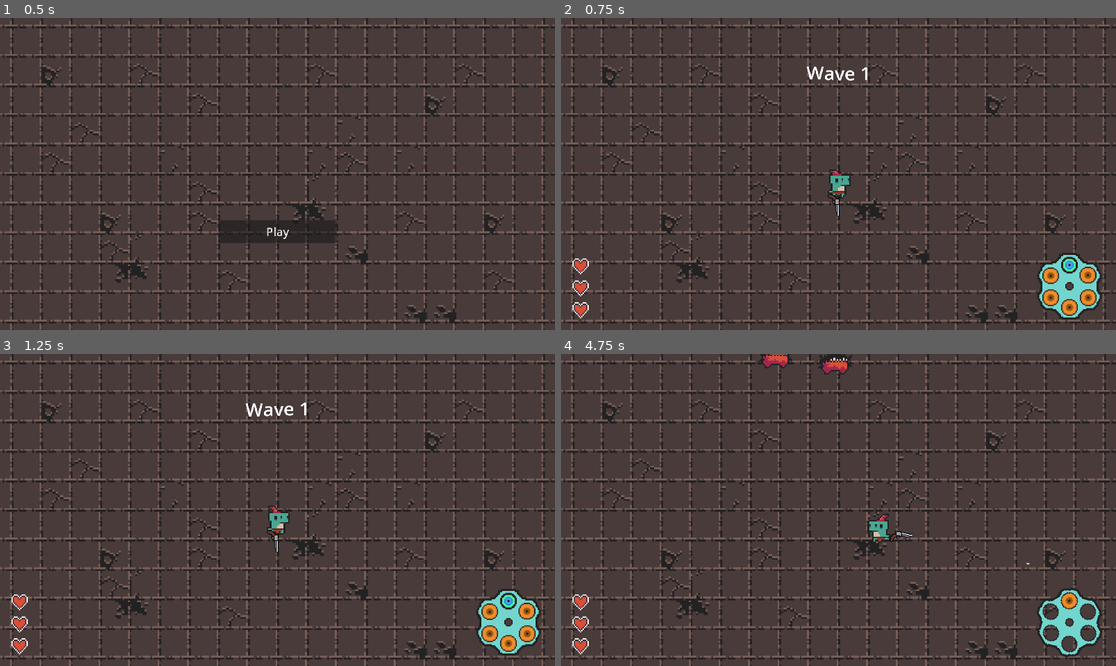
Above: before the commit, frames 1-4 (two rows, left to right).
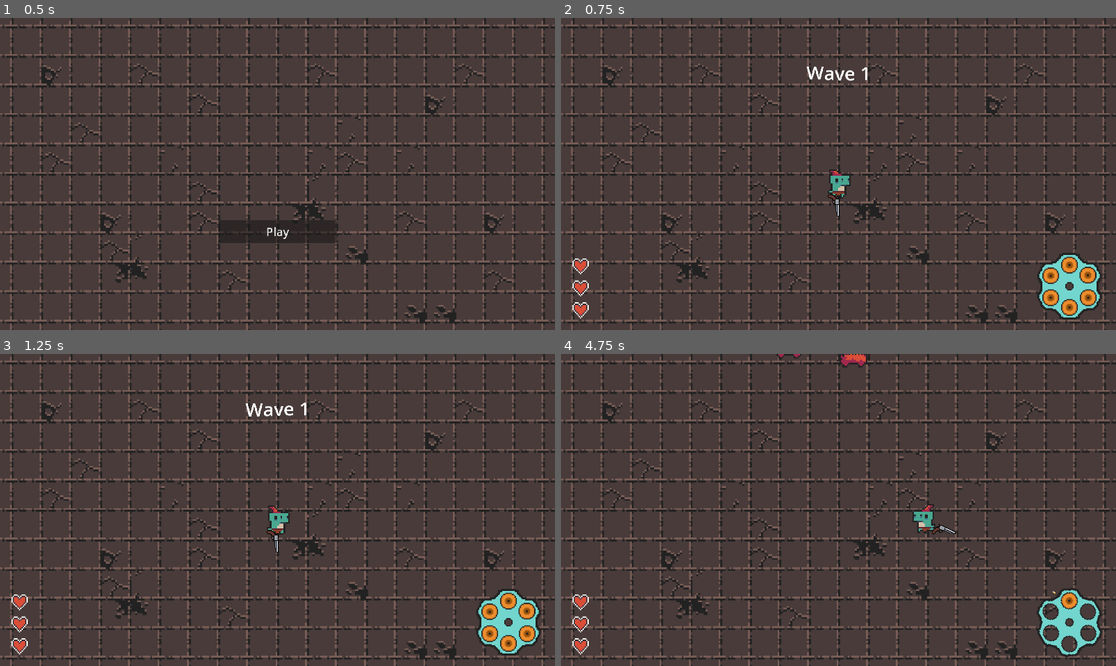
Above: after the commit, the same moments.

Repository: Meemog/GMTK2025
Game: Godot game, scene res://main.tscn
Two runs of this game, one before a commit and one after it. Both use one fixed random seed, a clock stepped at 60 frames per second and the inputs below.
Inputs (mouse positions are in pixels of both pictures, inside the frame that each line leads up to):
- Up to frame 1 (0.5 s): no input
- Up to frame 2 (0.75 s): click "Play" at 0.5 s
- Up to frame 3 (1.25 s): no input
- Up to frame 4 (4.75 s): move the mouse to (960, 494) at 1.27 s; hold D (right) 1.28-2 s; tap Space (dash) at 1.35, 2.85, 4.35 s; click (960, 494) at 1.42 s; drag from (727, 525) to (810, 572) at 2.02 s; move the mouse to (894, 441) at 2.77 s; hold D (right) 2.78-3.5 s; click (894, 441) at 2.92 s; drag from (810, 572) to (672, 463) at 3.52 s; move the mouse to (1005, 556) at 4.27 s; hold A (left) from 4.28 s (still down); click (1005, 556) at 4.42 s

Frame 1 is identical in both runs. In frame 2, 0.1% of the frame differs, in the area x 90-93%, y 76-82%; in frame 3, 0.1%; in frame 4, 1.2%, in the area x 35-90%, y 0-77%.

Commit message:
added death screen and restarting game

Diff:
--- a/main/Bullets/blank_bullet.tres
+++ b/main/Bullets/blank_bullet.tres
@@ -8,7 +8,7 @@
 script = ExtResource("1_701f1")
 name = "Blank"
 damage = 0.0
-knockback = 0.0
+knockback = 20.0
 speed = 0.0
 range = 0.0
 piercing = false
--- /dev/null
+++ b/main/Scenes/death_overlay.tscn
@@ -0,0 +1,68 @@
+[gd_scene load_steps=2 format=3 uid="uid://beic46f526tao"]
+
+[ext_resource type="Script" uid="uid://c2l1a455nmr7k" path="res://Scripts/death_overlay.gd" id="1_nb5c6"]
+
+[node name="death_overlay" type="Control"]
+layout_mode = 3
+anchors_preset = 15
+anchor_right = 1.0
+anchor_bottom = 1.0
+grow_horizontal = 2
+grow_vertical = 2
+script = ExtResource("1_nb5c6")
+
+[node name="ColorRect" type="ColorRect" parent="."]
+offset_right = 40.0
+offset_bottom = 40.0
+scale = Vector2(47.9248, 26.9963)
+mouse_filter = 2
+color = Color(0, 0, 0, 0.388235)
+
+[node name="MarginContainer" type="MarginContainer" parent="."]
+layout_mode = 1
+anchors_preset = 14
+anchor_top = 0.5
+anchor_right = 1.0
+anchor_bottom = 0.5
+offset_top = -616.0
+offset_bottom = 616.0
+grow_horizontal = 2
+grow_vertical = 2
+theme_override_constants/margin_left = 0
+theme_override_constants/margin_top = 0
+theme_override_constants/margin_right = 0
+theme_override_constants/margin_bottom = 300
+
+[node name="RichTextLabel" type="RichTextLabel" parent="MarginContainer"]
+layout_mode = 2
+theme_override_font_sizes/normal_font_size = 64
+bbcode_enabled = true
+text = "[wave]You have died..."
+fit_content = true
+horizontal_alignment = 1
+vertical_alignment = 1
+
+[node name="MarginContainer2" type="MarginContainer" parent="."]
+layout_mode = 1
+anchors_preset = 8
+anchor_left = 0.5
+anchor_top = 0.5
+anchor_right = 0.5
+anchor_bottom = 0.5
+offset_left = -40.5
+offset_top = -15.5
+offset_right = 40.5
+offset_bottom = 15.5
+grow_horizontal = 2
+grow_vertical = 2
+theme_override_constants/margin_left = 50
+theme_override_constants/margin_top = 300
+theme_override_constants/margin_right = 50
+theme_override_constants/margin_bottom = 0
+
+[node name="Button" type="Button" parent="MarginContainer2"]
+custom_minimum_size = Vector2(200, 50)
+layout_mode = 2
+text = "Try Again"
+
+[connection signal="pressed" from="MarginContainer2/Button" to="." method="_on_button_pressed"]
--- a/main/Scenes/player.tscn
+++ b/main/Scenes/player.tscn
@@ -1,11 +1,10 @@
-[gd_scene load_steps=22 format=3 uid="uid://b1g1pjlvoxks4"]
+[gd_scene load_steps=21 format=3 uid="uid://b1g1pjlvoxks4"]
 
 [ext_resource type="Script" uid="uid://djbh478p5uo2r" path="res://Scripts/player.gd" id="1_f1ek2"]
 [ext_resource type="PackedScene" uid="uid://br3fu8n5ergvx" path="res://Scenes/bullet.tscn" id="2_tx1dd"]
 [ext_resource type="Script" uid="uid://cnexkc647mh6q" path="res://Data/bullet.gd" id="3_tx1dd"]
 [ext_resource type="Resource" uid="uid://d31b3s2ga4wl0" path="res://Bullets/basic_bullet.tres" id="4_gymyn"]
 [ext_resource type="Texture2D" uid="uid://b7ytds7mwl6nb" path="res://Assets/0x72_DungeonTilesetII_v1.7.png" id="4_pu2lt"]
-[ext_resource type="Resource" uid="uid://db71nbvwxqu1d" path="res://Bullets/blank_bullet.tres" id="4_ukyrk"]
 [ext_resource type="Texture2D" uid="uid://tgpr881hjyqd" path="res://Assets/gun.png" id="5_ukyrk"]
 [ext_resource type="AudioStream" uid="uid://dxd44vgwrh235" path="res://Assets/explosion.wav" id="6_7dp3o"]
 [ext_resource type="AudioStream" uid="uid://da4ubi4qkyqic" path="res://Assets/cock.mp3" id="7_h4iuc"]
@@ -99,7 +98,7 @@
 script = ExtResource("1_f1ek2")
 firing_cooldown = 0.4
 bullet_scene = ExtResource("2_tx1dd")
-bullets = Array[ExtResource("3_tx1dd")]([ExtResource("4_ukyrk"), ExtResource("4_gymyn"), ExtResource("4_gymyn"), ExtResource("4_gymyn"), ExtResource("4_gymyn"), ExtResource("4_gymyn")])
+starting_bullets = Array[ExtResource("3_tx1dd")]([ExtResource("4_gymyn"), ExtResource("4_gymyn"), ExtResource("4_gymyn"), ExtResource("4_gymyn"), ExtResource("4_gymyn"), ExtResource("4_gymyn")])
 
 [node name="BodySprite" type="AnimatedSprite2D" parent="."]
 scale = Vector2(7, 7)
--- a/main/Scenes/status_effect_node.tscn
+++ b/main/Scenes/status_effect_node.tscn
@@ -22,6 +22,7 @@
 scale_amount_max = 7.0
 
 [node name="fire_effect" type="CPUParticles2D" parent="."]
+emitting = false
 texture = ExtResource("3_03fls")
 lifetime = 2.18
 lifetime_randomness = 0.1
--- a/main/Scripts/BulletUI/update_chamber_overlay.gd
+++ b/main/Scripts/BulletUI/update_chamber_overlay.gd
@@ -8,17 +8,23 @@
 var is_visable : bool = true
 var tween : Tween
 
+var player_alive : bool = true
+
 var fade_seconds : float = 0.2
 
 func _ready() -> void:
     #assert(player)
     Events.chamber_update_completed.connect(_on_chamber_update_completed)
+    Events.player_killed.connect(_on_player_killed)
     open_overlay()
 
 func _process(delta: float) -> void:
     pass
 
 func open_overlay() -> void:
+    if not player_alive:
+        return
+
     if not get_tree().root.is_node_ready():
         await ready
 
@@ -55,3 +61,6 @@
         player.bullets = revolver.bullets
 
     hide_overlay()
+
+func _on_player_killed() -> void:
+    player_alive = false
--- a/main/Scripts/Events.gd
+++ b/main/Scripts/Events.gd
@@ -10,3 +10,6 @@
 
 signal enemy_died()
 signal player_health_updated(player_health : int)
+
+signal player_killed()
+signal game_restart_requested()
--- a/main/Scripts/ammo_count.gd
+++ b/main/Scripts/ammo_count.gd
@@ -1,3 +1,4 @@
+class_name AmmoCounter
 extends Control
 
 var player: Player
--- /dev/null
+++ b/main/Scripts/death_overlay.gd
@@ -0,0 +1,36 @@
+extends Control
+
+var is_visable = false
+var tween : Tween
+
+var fade_seconds : float = 0.2
+
+func _ready() -> void:
+    Events.player_killed.connect(_on_player_killed)
+    hide()
+
+func _on_button_pressed() -> void:
+    Events.game_restart_requested.emit()
+    hide_overlay()
+
+func hide_overlay() -> void:
+    is_visable = false
+    if tween:
+        tween.kill()
+
+    tween = create_tween().set_ease(Tween.EASE_OUT).set_trans(Tween.TRANS_CUBIC)
+    tween.tween_property(self, "modulate", Color.TRANSPARENT, fade_seconds)
+    tween.tween_callback(hide)
+
+func show_overlay() -> void:
+    is_visable = true
+    if tween:
+        tween.kill()
+
+    #global_position = get_global_mouse_position()
+    tween = create_tween().set_ease(Tween.EASE_OUT).set_trans(Tween.TRANS_CUBIC)
+    tween.tween_callback(show)
+    tween.tween_property(self, "modulate", Color.WHITE, fade_seconds)
+
+func _on_player_killed() -> void:
+    show_overlay()
--- a/main/Scripts/enemy_spawn_manager.gd
+++ b/main/Scripts/enemy_spawn_manager.gd
@@ -19,6 +19,9 @@
 func _ready() -> void:
     Events.new_round_started.connect(summon_wave)
     Events.enemy_died.connect(_on_enemy_died)
+
+func reset() -> void:
+    remove_all_enemies()
 
 func summon_wave(round_num : int) -> void:
     number_of_enemies = round_num + 2
@@ -45,6 +48,12 @@
     new_point.y += sin(random_theta) * distance
     return new_point
 
+func remove_all_enemies() -> void:
+    for child in get_children():
+        if child is Enemy:
+            child.queue_free()
+    enemies_remaining = 0
+
 func _on_enemy_died() -> void:
     enemies_remaining -= 1
     if enemies_remaining <= 0:
--- a/main/Scripts/health_bar.gd
+++ b/main/Scripts/health_bar.gd
@@ -1,3 +1,4 @@
+class_name HealthBar
 extends Control
 
 var current_health : int = 3
--- a/main/Scripts/player.gd
+++ b/main/Scripts/player.gd
@@ -16,6 +16,9 @@
 
 @onready var zoom : Vector2 = get_viewport().get_camera_2d().zoom
 @onready var screen_size : Vector2 = get_viewport().size
+@onready var collision_shape_2d: CollisionShape2D = $Area2D/CollisionShape2D
+@onready var body_sprite: AnimatedSprite2D = $BodySprite
+@onready var gun_sprite: AnimatedSprite2D = $GunSprite
 
 @export var speed = 400
 @export var dash_cooldown = 4
@@ -23,6 +26,7 @@
 @export var firing_cooldown = 0.3
 @export var dash_distance = 400
 @export var bullet_scene: PackedScene
+@export var starting_bullets : Array[Bullet] = []
 @export var bullets : Array[Bullet] = []
 
 signal fired()
@@ -47,8 +51,8 @@
 
 func _ready() -> void:
     $BodySprite.play()
-    print(bullets[0].back_view_texture)
     screen_size = screen_size / zoom
+    reset()
 
 func _process(delta: float) -> void:
     if not active:
@@ -122,6 +126,23 @@
         if time_since_reload >= reload_time:
             is_reloading = false
             reload.emit()
+
+func reset() -> void:
+
+    health = 3
+
+    bullets = []
+    for i in range(len(starting_bullets)):
+        bullets.append(starting_bullets[i].duplicate())
+
+    global_position = Vector2(0, 0)
+
+    collision_shape_2d.disabled = false
+    $CollisionShape2D.disabled = false
+    gun_sprite.show()
+    body_sprite.show()
+
+    active = true
 
 func start_reload():
     bullet_pointer = 0
@@ -208,6 +229,11 @@
         die()
 
 func die() -> void:
+    collision_shape_2d.disabled = true
+    $CollisionShape2D.disabled = true
+    gun_sprite.hide()
+    body_sprite.hide()
+    Events.player_killed.emit()
     print("You are dead!!!")
 
 func _on_state_change(state):
--- a/main/main.gd
+++ b/main/main.gd
@@ -17,7 +17,15 @@
 var prev_state = State.NULL
 var player: Player
 
+var ammo_counter : AmmoCounter
+var health_bar : HealthBar
+var spawn_manager : EnemySpawnManager
+
 func _ready() -> void:
+    Events.player_killed.connect(_on_player_killed)
+    Events.round_ended.connect(_on_round_ended)
+    Events.chamber_update_completed.connect(_on_chamber_update_completed)
+    Events.game_restart_requested.connect(_on_game_restart_requested)
     update_chamber_overlay.close_overlay()
 
 func set_state(new_state: State):
@@ -28,28 +36,7 @@
     # Turn off menu
     $UiManager/MainMenu.hide()
 
-    # Do logic for setting up game
-    player = player_scene.instantiate()
-    change_state.connect(player._on_state_change)
-    add_child(player)
-
-    update_chamber_overlay.player = player
-
-    var ammo_counter = ammo_counter_scene.instantiate()
-    ammo_counter.player = player
-    $UiManager.add_child(ammo_counter)
-    $UiManager.move_child(ammo_counter, 0)
-
-    var health_bar = health_bar_scene.instantiate()
-    $UiManager.add_child(health_bar)
-
-    var spawn_manager = spawn_manager_scene.instantiate()
-    spawn_manager.player = player
-    add_child(spawn_manager)
-
-    Events.new_round_started.emit(current_round)
-    Events.round_ended.connect(_on_round_ended)
-    Events.chamber_update_completed.connect(_on_chamber_update_completed)
+    start_game()
 
     # Set State
     set_state(State.LIVE)
@@ -64,13 +51,58 @@
             prev_state = state
             set_state(State.PAUSED)
 
+func start_game() -> void:
+    # Do logic for setting up game
+    player = player_scene.instantiate()
+    change_state.connect(player._on_state_change)
+    add_child(player)
+
+    update_chamber_overlay.player = player
+
+    ammo_counter = ammo_counter_scene.instantiate()
+    ammo_counter.player = player
+    $UiManager.add_child(ammo_counter)
+    $UiManager.move_child(ammo_counter, 0)
+
+    health_bar = health_bar_scene.instantiate()
+    $UiManager.add_child(health_bar)
+
+    spawn_manager = spawn_manager_scene.instantiate()
+    spawn_manager.player = player
+    add_child(spawn_manager)
+    Events.new_round_started.emit(current_round)
+
+func restart_game() -> void:
+    spawn_manager.reset()
+
+    player.reset()
+
+    ammo_counter._on_reload()
+
+    health_bar.queue_free()
+    health_bar = health_bar_scene.instantiate()
+    $UiManager.add_child(health_bar)
+
+    $UiManager/UpdateChamberOverlay.player_alive = true
+
+    current_round = 1
+
+    Events.new_round_started.emit(current_round)
+    set_state(State.LIVE)
+
 func _on_round_ended() -> void:
     print("Round Ended!!!")
     update_chamber_overlay.open_overlay()
     set_state(State.CHAMBERING)
+
+func _on_game_restart_requested() -> void:
+    restart_game()
 
 func _on_chamber_update_completed() -> void:
     current_round += 1
     Events.new_round_started.emit(current_round)
     player.start_reload()
     set_state(State.LIVE)
+
+func _on_player_killed() -> void:
+    set_state(State.PAUSED)
--- a/main/main.tscn
+++ b/main/main.tscn
@@ -10,6 +10,7 @@
 [ext_resource type="TileSet" uid="uid://c4b3121hwufuh" path="res://Assets/tilemap.tres" id="7_4c57u"]
 [ext_resource type="PackedScene" uid="uid://cufid62j5hh0t" path="res://Scenes/wave_counter.tscn" id="8_5vw27"]
 [ext_resource type="PackedScene" uid="uid://cl80b3jtcgufm" path="res://Scenes/health_bar.tscn" id="9_kek77"]
+[ext_resource type="PackedScene" uid="uid://beic46f526tao" path="res://Scenes/death_overlay.tscn" id="11_efxa6"]
 
 [node name="Main" type="Node2D"]
 script = ExtResource("1_0xm2m")
@@ -32,6 +33,8 @@
 
 [node name="UiManager" type="CanvasLayer" parent="."]
 
+[node name="death_overlay" parent="UiManager" instance=ExtResource("11_efxa6")]
+
 [node name="MainMenu" parent="UiManager" instance=ExtResource("2_0xm2m")]
 
 [node name="UpdateChamberOverlay" parent="UiManager" instance=ExtResource("6_272bh")]
Not shown, added: main/Scripts/death_overlay.gd.uid
Not shown: 1 places in main/main.tscn that only renumber resources
